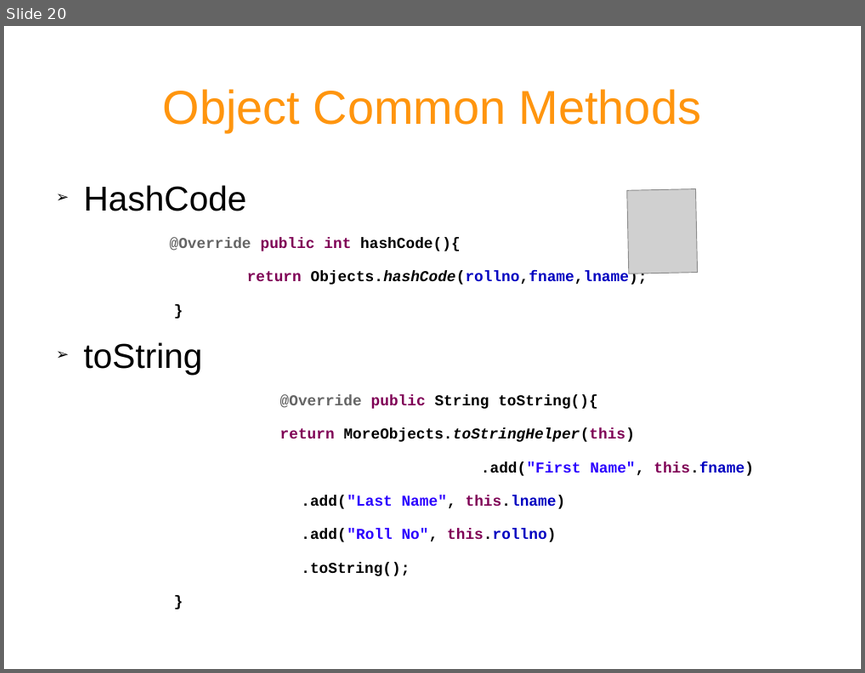
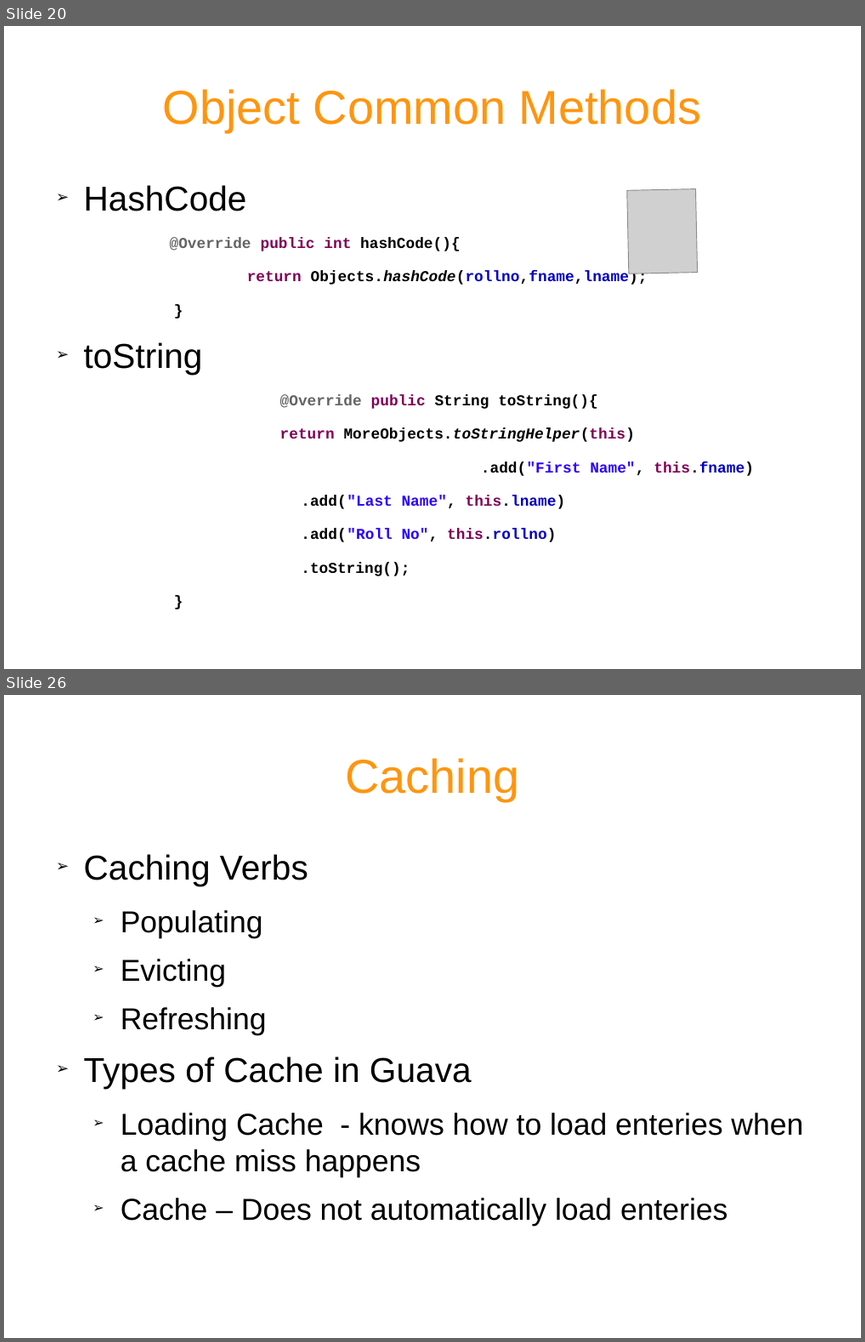
Before and after one commit to rohitvvv/published-papers, a slide deck: Gauva.odp. Shown one above the other, each under a label of ours: slide 20 before the commit, slides 20 and 26 after it; the slides between them are not shown. The pictures are 865x673 and 865x1342 pixels, drawn with LibreOffice and Linux fonts; fonts in the diff are those of the drawing; grey boxes stand for pictures. Boxes give left, top, right and bottom in pixels: in the first picture for what was removed or moved away, otherwise in the second. Text is boxed around its words. In the diff, an @@ line names an element or a change of style, - is before the commit and + after.

```diff
--- a/Gauva.odp
+++ b/Gauva.odp
@@ slide 26 added at [4,695,861,1338], background #FFFFFF @@
@@ title added at [345,758,519,801], 44 pt, text #FF950E @@
+Caching
@@ text added at [84,854,803,1225], 28 pt, text #000000 @@
+➢ Caching Verbs
+  ➢ Populating
+  ➢ Evicting
+  ➢ Refreshing
+➢ Types of Cache in Guava
+  ➢ Loading Cache - knows how to load enteries when a cache miss happens
+  ➢ Cache – Does not automatically load enteries
```
Also in this commit, not shown: 7 slides changed, 10 other slides added, 1 slide removed.
